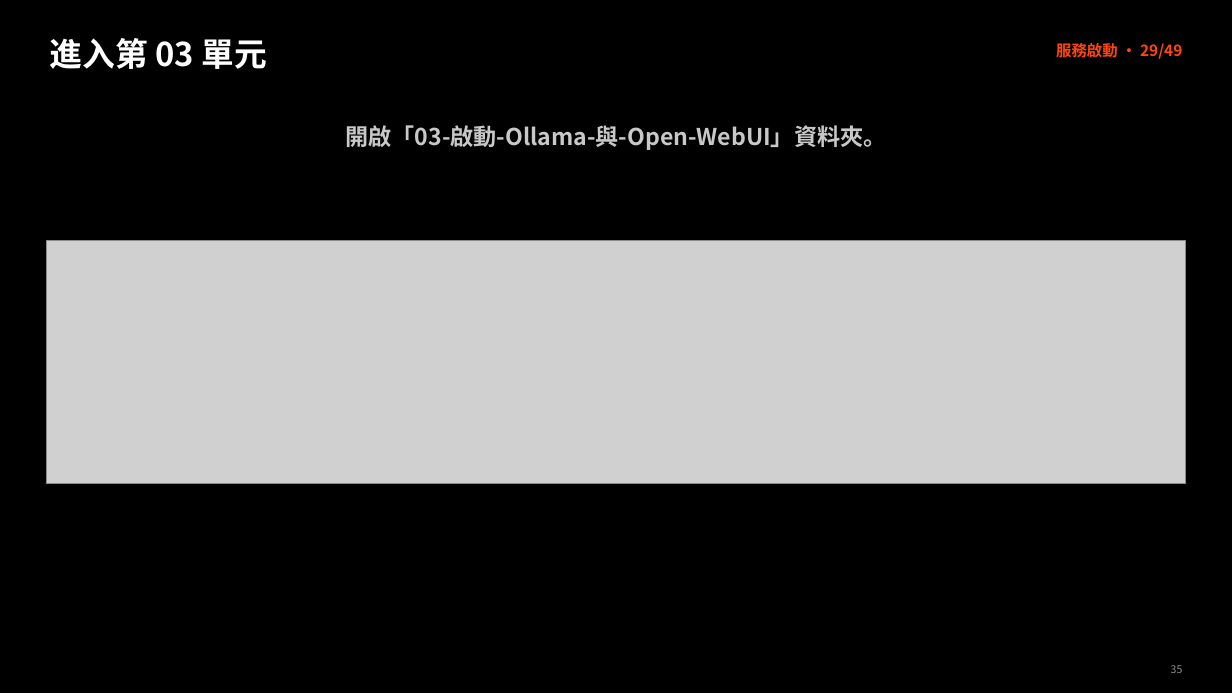
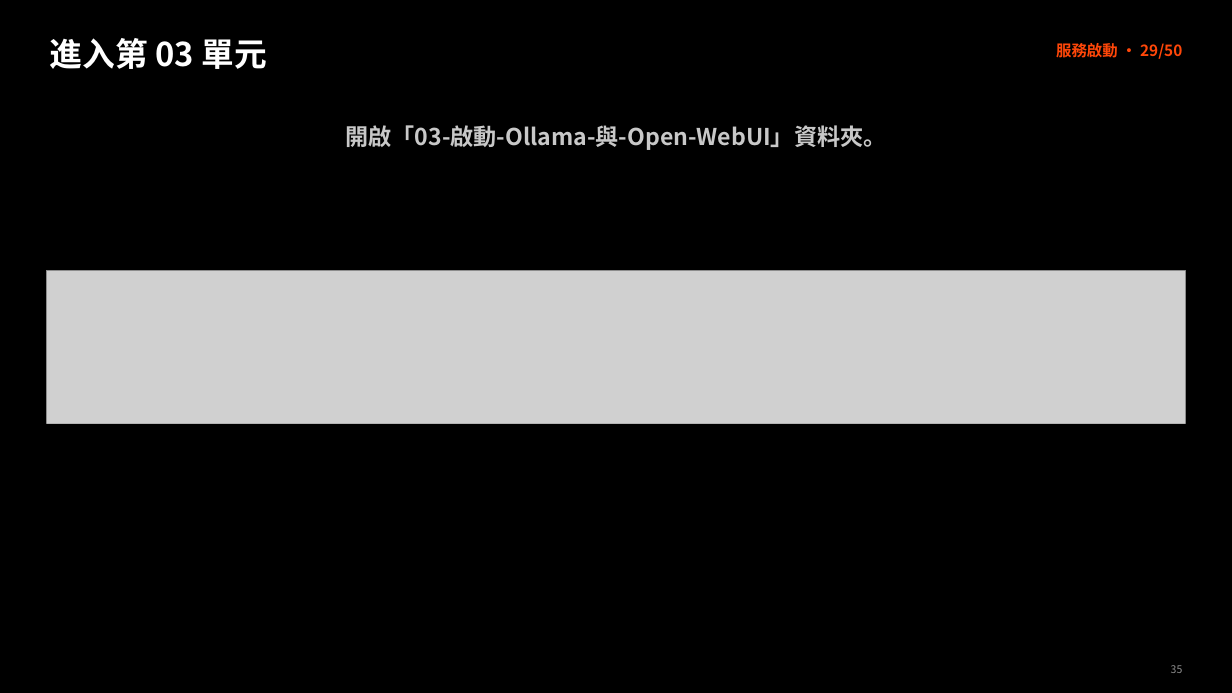
Before and after one commit to lee0401g/project-delivery_3LM, a slide deck: slide 35 of 地端AI建置實作.pptx. Drawn at 1232x693 pixels with LibreOffice and Linux fonts; fonts in the diff are those of the drawing; grey boxes stand for pictures. Boxes give left, top, right and bottom in pixels: in the first picture for what was removed or moved away, otherwise in the second. Text is boxed around its words. In the diff, an @@ line names an element or a change of style, - is before the commit and + after.

```diff
--- a/地端AI建置實作.pptx
+++ b/地端AI建置實作.pptx
@@ text at [1056, 40, 1182, 60]: text changed @@
-服務啟動 · 29/49
+服務啟動 · 29/50
@@ picture: place and size @@
-picture at [46, 240, 1186, 483]
+picture at [46, 271, 1186, 453]
@@ rectangle added at [46, 424, 1186, 456], fill #000000 @@
```
Also in this commit, not shown: 51 other slides changed, 4 slides added, 2 slides removed, 2 other files.
